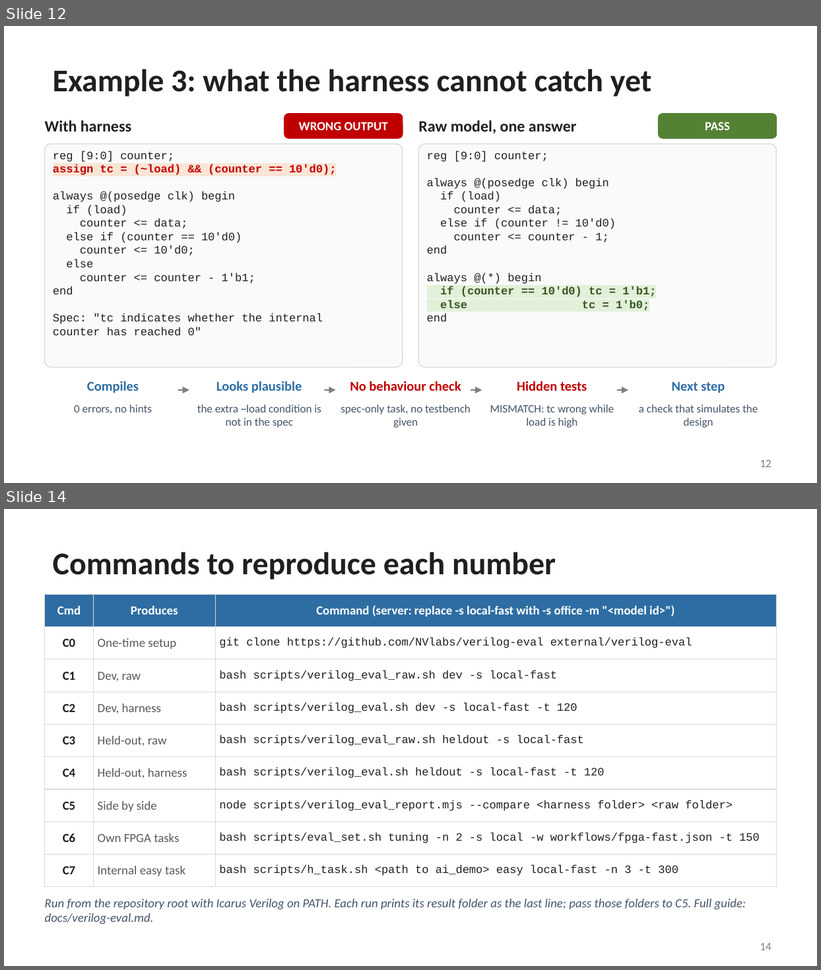
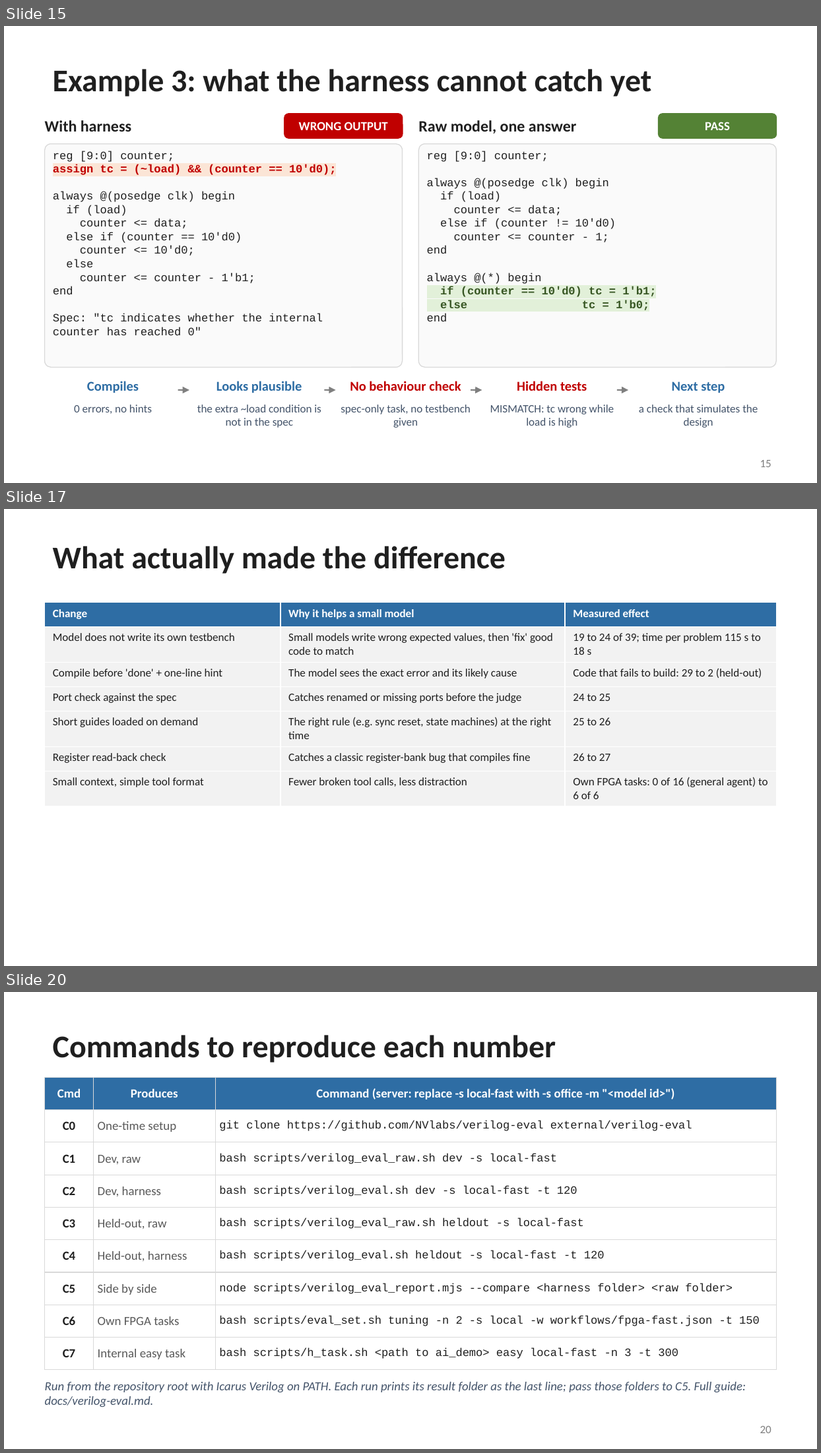
Before and after one commit to SiddharthaKR/agent_bench, a slide deck: docs/local-model-fpga-harness.pptx. Shown one above the other, each under a label of ours: slides 12 and 14 before the commit, slides 15, 17 and 20 after it; the slides between them are not shown. The pictures are 821x970 and 821x1453 pixels, drawn with LibreOffice and Linux fonts; fonts in the diff are those of the drawing. Boxes give left, top, right and bottom in pixels: in the first picture for what was removed or moved away, otherwise in the second. Text is boxed around its words. In the diff, an @@ line names an element or a change of style, - is before the commit and + after.

Commit message:
Deck: plain-words intro, 12B results, comparison with Verilog-trained models, what helped and what did not, hints and overfitting, how to use it in your own flow

```diff
--- a/docs/local-model-fpga-harness.pptx
+++ b/docs/local-model-fpga-harness.pptx
@@ slide 17 added at (4,509,817,966), background #FFFFFF @@
@@ title added at (53,546,506,574), 28 pt, text #1F1F1F, bold @@
+What actually made the difference
@@ table added at (45,603,776,802), 7 rows, 3 columns @@
+Change | Why it helps a small model | Measured effect
+Model does not write its own testbench | Small models write wrong expected values, then 'fix' good code to match | 19 to 24 of 39; time per problem 115 s to 18 s
+Compile before 'done' + one-line hint | The model sees the exact error and its likely cause | Code that fails to build: 29 to 2 (held-out)
+Port check against the spec | Catches renamed or missing ports before the judge | 24 to 25
+Short guides loaded on demand | The right rule (e.g. sync reset, state machines) at the right time | 25 to 26
+Register read-back check | Catches a classic register-bank bug that compiles fine | 26 to 27
+Small context, simple tool format | Fewer broken tool calls, less distraction | Own FPGA tasks: 0 of 16 (general agent) to 6 of 6
@@ what was slide 12 is now slide 15 @@
@@ page number at (760,460,772,468): text changed @@
-12
+15
@@ what was slide 14 is now slide 20 @@
@@ page number at (760,1426,772,1434): text changed @@
-14
+20
```
Also in this commit, not shown: 3 slides changed, 7 other slides added.
